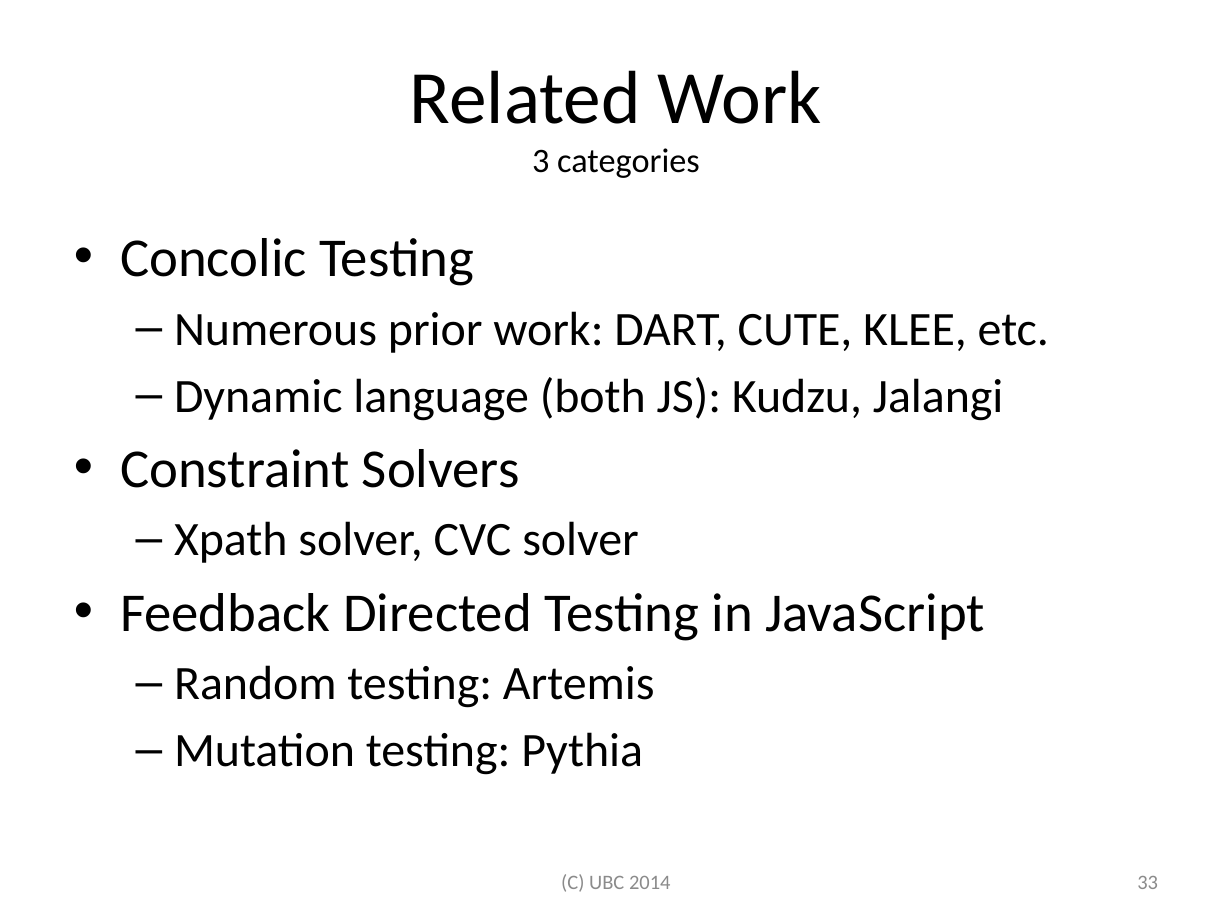
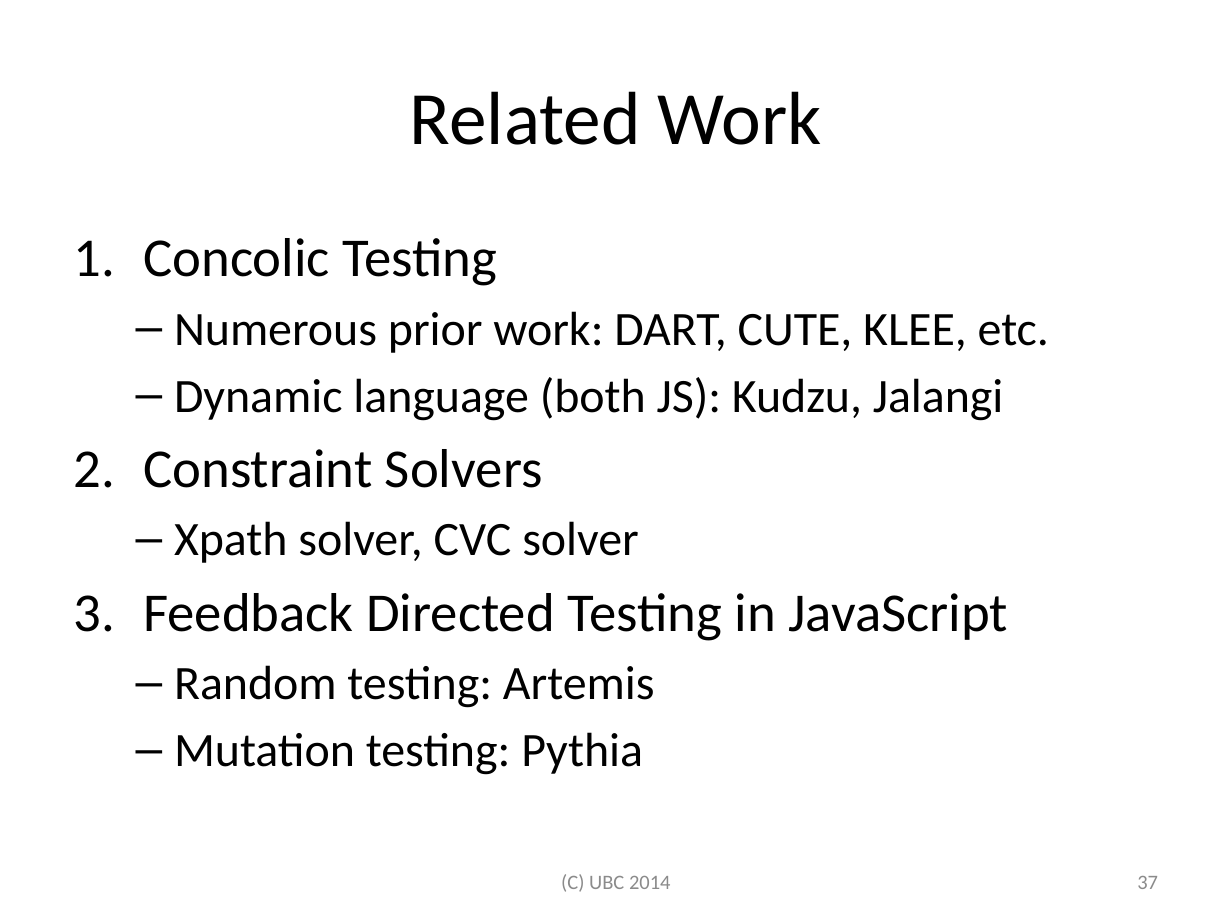
Before and after one commit to jamestklo/ConcolicJS, a slide deck: slide 38 of docs/csRPE-tkloReport.pptx (slide 34 before the commit). Drawn at 1232x924 pixels with LibreOffice and Linux fonts; fonts in the diff are those of the drawing. Boxes give left, top, right and bottom in pixels: in the first picture for what was removed or moved away, otherwise in the second. Text is boxed around its words. In the diff, an @@ line names an element or a change of style, - is before the commit and + after.

```diff
--- a/docs/csRPE-tkloReport.pptx
+++ b/docs/csRPE-tkloReport.pptx
@@ title at (410, 91, 822, 145): text changed @@
-Related Work
-3 categories
+Related Work
@@ text at (143, 238, 1008, 641): bullet • to 1. @@
@@ page number at (1137, 876, 1158, 889): text changed @@
-33
+37
```
Also in this commit, not shown: 30 other slides changed, 4 slides added, 1 slide removed, 7 other files.
